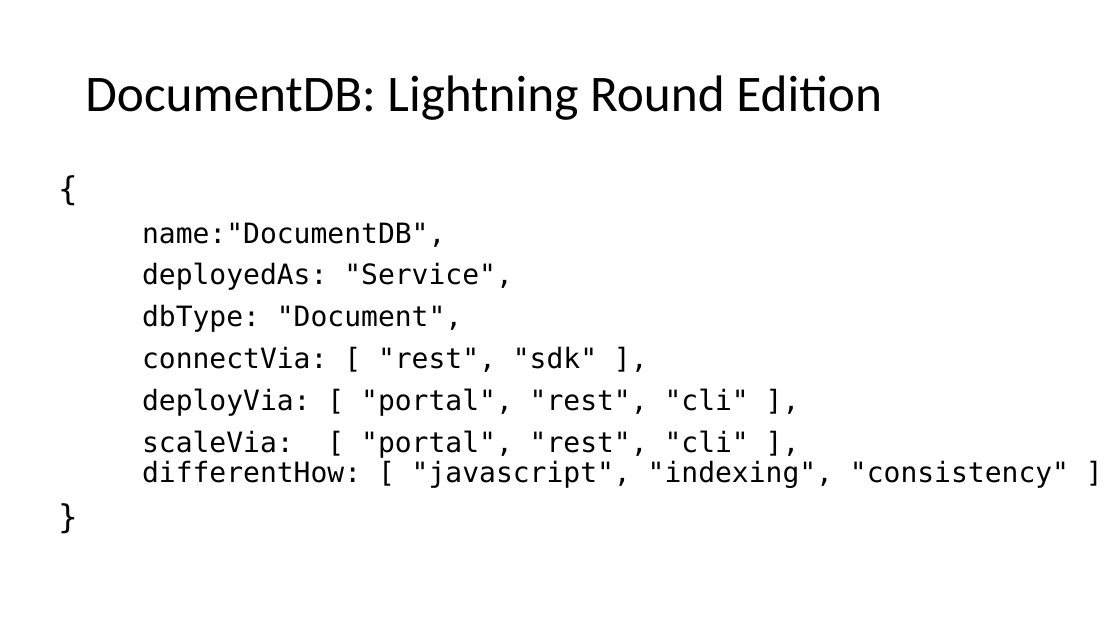
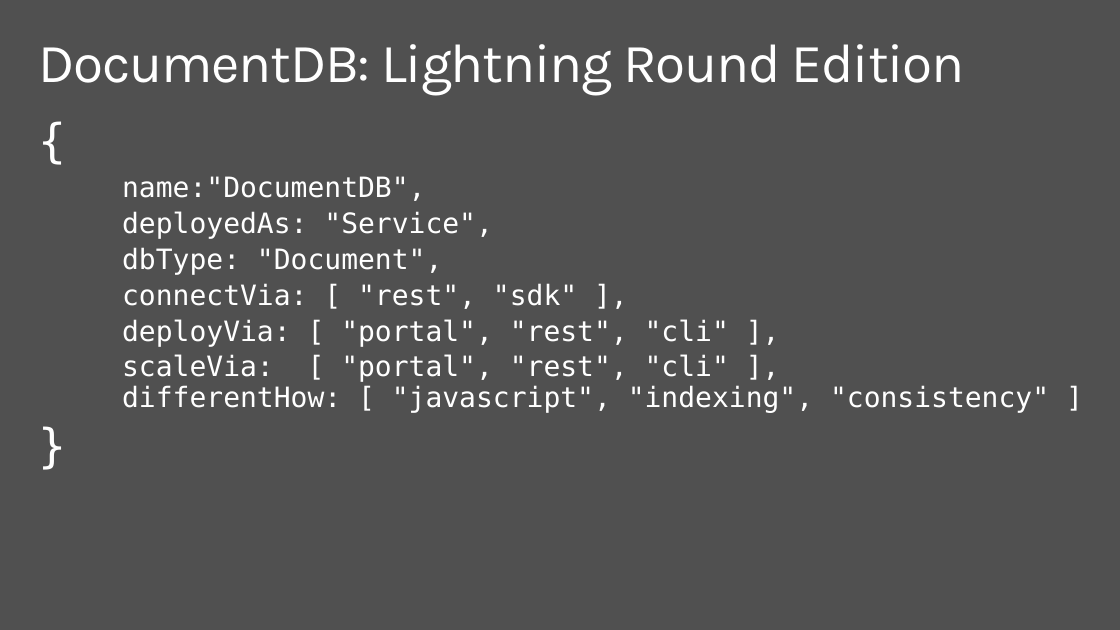
Before and after one commit to dmakogon/nosqlnow2015, a slide deck: slide 3 of indexing-nirvana.pptx. Drawn at 1120x630 pixels with LibreOffice and Linux fonts; fonts in the diff are those of the drawing; background and template pictures are left out. Boxes give left, top, right and bottom in pixels: in the first picture for what was removed or moved away, otherwise in the second. Text is boxed around its words. In the diff, an @@ line names an element or a change of style, - is before the commit and + after.

```diff
--- a/indexing-nirvana.pptx
+++ b/indexing-nirvana.pptx
@@ background #FFFFFF to #505050 @@
@@ title "DocumentDB: Lightning Round Edition": place and size @@
-title "DocumentDB: Lightning Round Edition" at (85, 75, 882, 120)
+title "DocumentDB: Lightning Round Edition" at (38, 44, 965, 96)
@@ title "DocumentDB: Lightning Round Edition" at (38, 44, 965, 96): size 44 to 47 pt, font Calibri to Karla, text colour #000000 to #FFFFFF, letter spacing 0 to -1 pt; vertical alignment middle to top @@
@@ text "{": place and size @@
-text "{" at (142, 222, 1069, 488)
+text "{" at (122, 176, 1049, 413)
@@ text "{" at (122, 176, 1049, 413): size 28 to 40 pt in "{", "}"; text colour #000000 to #FFFFFF; less space between paragraphs @@
```
Also in this commit, not shown: 2 other slides changed, 1 slide added, 1 slide removed, 3 other files.
